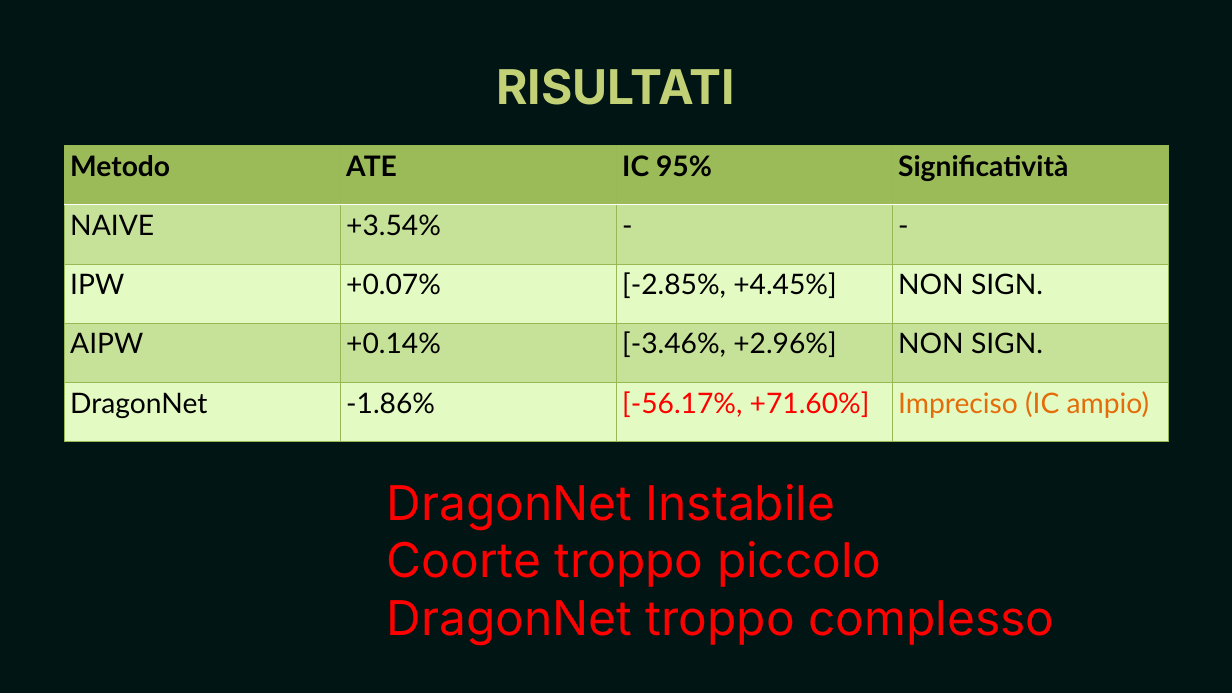
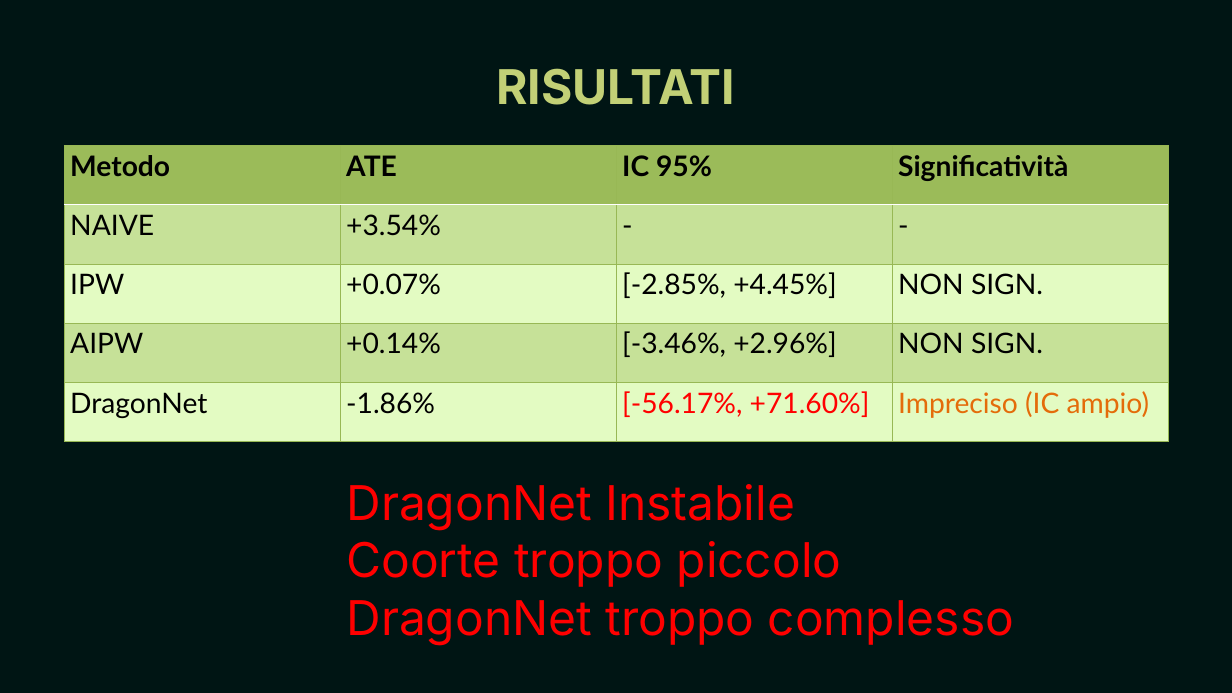
Before and after one commit to FLaTNNBio/eICU-antibiotics-causal-inference, a slide deck: slide 27 of presentation .pptx. Drawn at 1232x693 pixels with LibreOffice and Linux fonts; fonts in the diff are those of the drawing. Boxes give left, top, right and bottom in pixels: in the first picture for what was removed or moved away, otherwise in the second. Text is boxed around its words. In the diff, an @@ line names an element or a change of style, - is before the commit and + after.

```diff
--- a/presentation .pptx
+++ b/presentation .pptx
@@ text "DragonNet Instabile": place and size @@
-text "DragonNet Instabile" at box(387, 484, 1054, 646)
+text "DragonNet Instabile" at box(346, 484, 1014, 646)
```
Also in this commit, not shown: 7 other slides changed.
